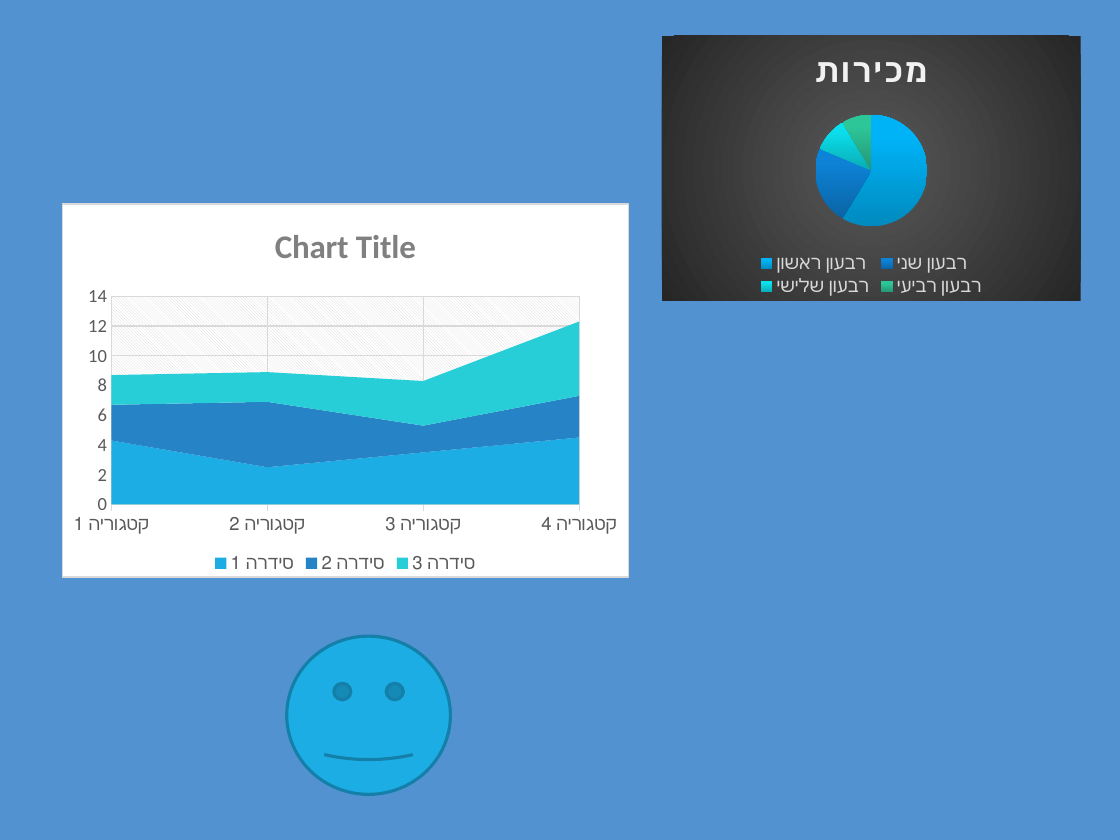
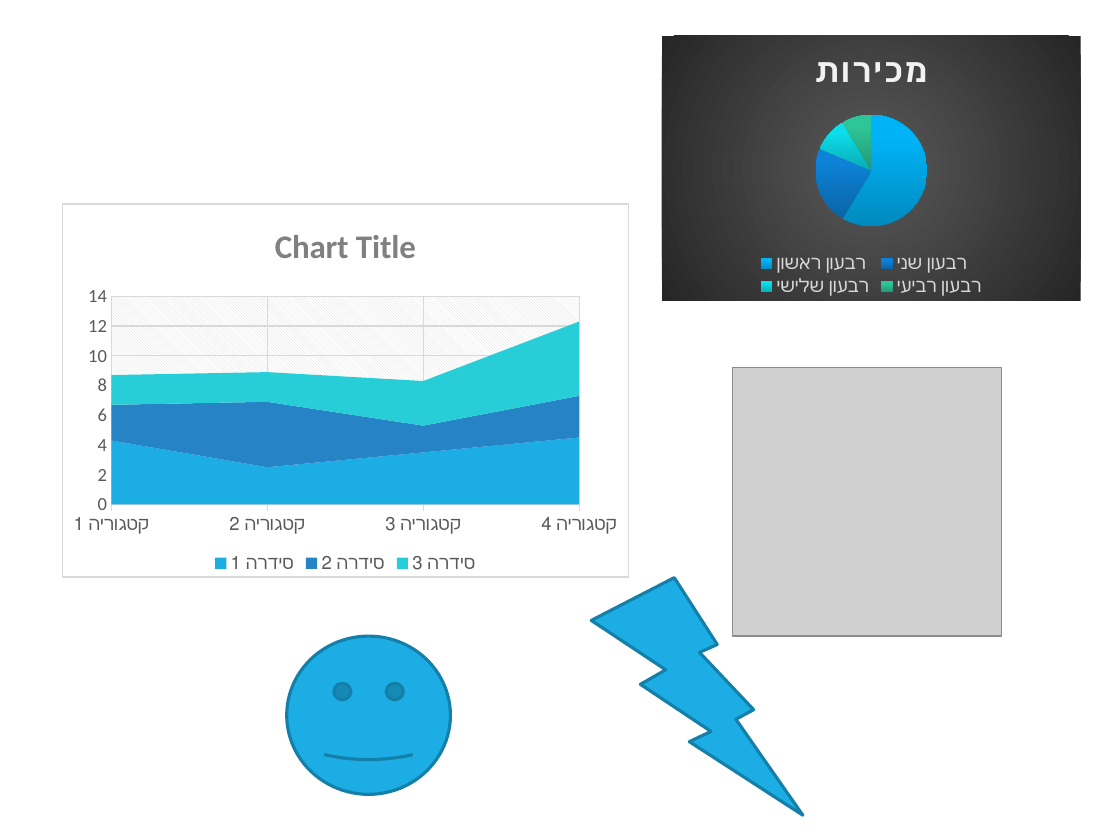
Before and after one commit to taghash/PPTX2HTML, a slide deck: slide 8 of Sample_12.pptx. Drawn at 1120x840 pixels with LibreOffice and Linux fonts; fonts in the diff are those of the drawing; grey boxes stand for pictures. Boxes give left, top, right and bottom in pixels: in the first picture for what was removed or moved away, otherwise in the second. Text is boxed around its words. In the diff, an @@ line names an element or a change of style, - is before the commit and + after.

```diff
--- a/Sample_12.pptx
+++ b/Sample_12.pptx
@@ background #5392D1 to #FFFFFF @@
@@ picture added at (x1=732, y1=367, x2=1001, y2=636) @@
@@ lightning bolt added at (x1=591, y1=578, x2=803, y2=815), fill #1CADE4, outline #1580A9 2 pt @@
```
Also in this commit, not shown: 5 other slides changed.
